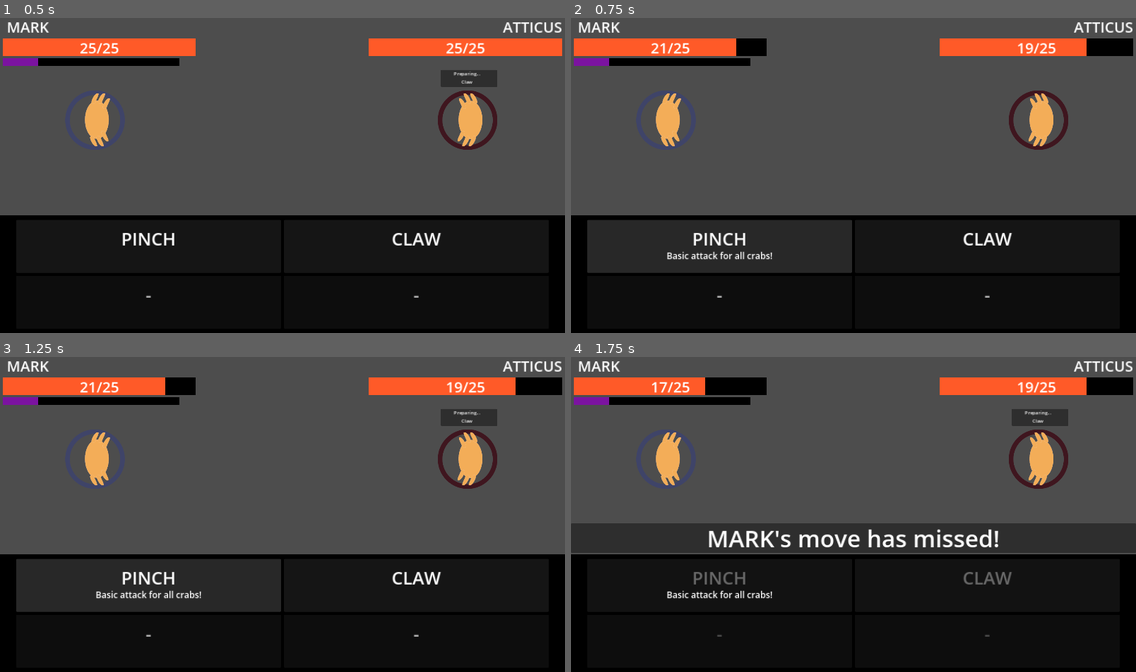
Above: before the commit, frames 1-4 (two rows, left to right).
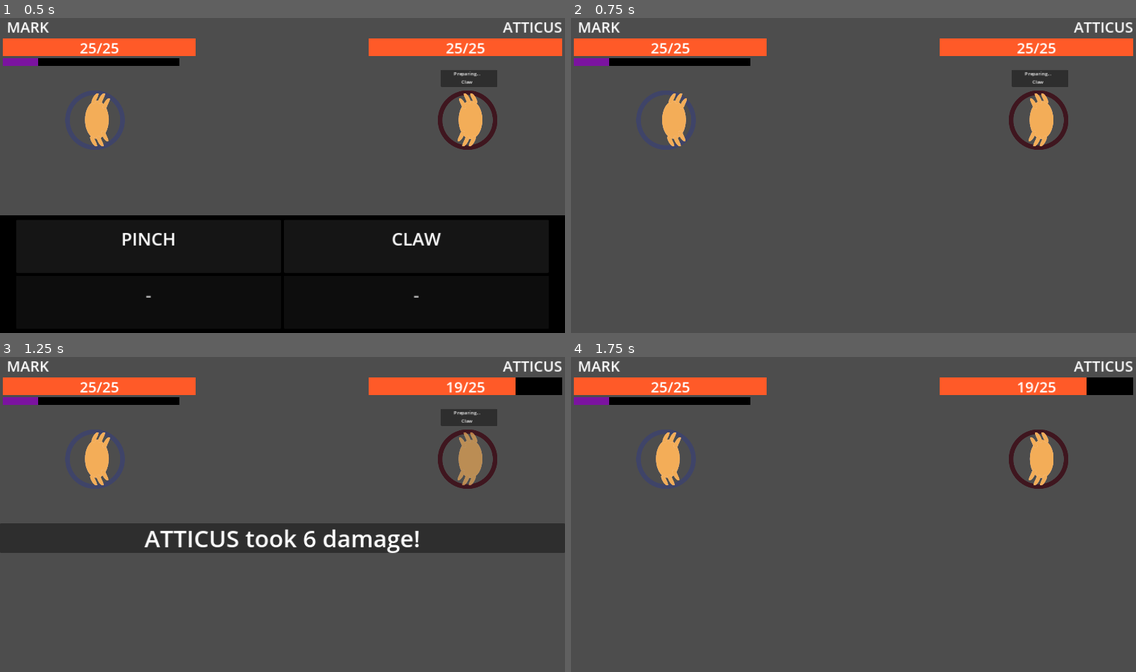
Above: after the commit, the same moments.

Repository: mathew-tran/theanajam24
Game: Godot game, scene res://Levels/Main.tscn
Two runs of this game, one before a commit and one after it. Both use one fixed random seed, a clock stepped at 60 frames per second and the inputs below.
Inputs (mouse positions are in pixels of both pictures, inside the frame that each line leads up to):
- Up to frame 1 (0.5 s): no input
- Up to frame 2 (0.75 s): click (717, 247) at 0.52 s
- Up to frame 3 (1.25 s): no input
- Up to frame 4 (1.75 s): click (717, 586) at 1.27 s

Frame 1 is identical in both runs. In frame 2, 39% of the frame differs, in the area x 0-100%, y 6-100%; in frame 3, 47%; in frame 4, 47%.

Commit message:
anim when hitting and getting hit

Diff:
--- a/Scripts/Autoload/EventManager.gd
+++ b/Scripts/Autoload/EventManager.gd
@@ -4,6 +4,7 @@
 signal PopulateEnemyData(crab : CrabUnit)
 signal InjectBattleLog(message: String)
 signal BattleLogComplete()
+signal PlayerStartAttack
 signal StartEnemyTurn
 signal CompleteEnemyTurn
 signal EnemyTelegraphAbility(abil : CrabUnit)
--- a/Scripts/CrabUnit.gd
+++ b/Scripts/CrabUnit.gd
@@ -12,6 +12,46 @@
 	Health = $HealthComponent
 	Health.Setup()
 	Name = Name.to_upper()
+	Health.OnTakeDamage.connect(OnPlayerTakeDamage)
+	Health.OnDeath.connect(OnPlayerDeath)
 
 func GetRandomMove():
 	return Moves[randi() % len(Moves)]
+
+func OnPlayerTakeDamage(_healthComponent: HealthComponent):
+	AnimCrabHit()
+
+func OnPlayerDeath(_healthComponent: HealthComponent):
+	AnimCrabDead()
+
+func AnimMove():
+	var tween = get_tree().create_tween()
+	var originalX = position.x
+	if bIsEnemy:
+		tween.tween_property(self, "position:x", position.x - 20, .1).set_trans(Tween.TRANS_BACK)
+	else:
+		tween.tween_property(self, "position:x", position.x + 20, .1).set_trans(Tween.TRANS_BACK)
+	await tween.finished
+
+	tween = get_tree().create_tween()
+	tween.tween_property(self, "position:x", originalX, .1).set_trans(Tween.TRANS_BACK)
+	await tween.finished
+
+func AnimCrabHit():
+
+	var flicker = 3
+	var total_intervals = flicker * 2
+
+	for i in range(total_intervals):
+		var alpha = 0.0 if i % 2 == 0 else 1.0
+		var tween = get_tree().create_tween()
+		tween.tween_property(self, "modulate:a", alpha, .1)
+		await tween.finished
+
+func AnimCrabDead():
+	var tween = get_tree().create_tween()
+	tween.tween_property(self, "rotation_degrees", -90, .1)
+	tween.tween_property(self, "position:y", position.y + 10, .1)
+	await tween.finished
+	tween = get_tree().create_tween()
+	tween.tween_property(self, "position:y", position.y - 10, .1)
--- a/Scripts/DataStructures/CrabMoveAttack.gd
+++ b/Scripts/DataStructures/CrabMoveAttack.gd
@@ -13,3 +13,4 @@
 		damage = floor(damage)
 		print("CRIT")
 	target.Health.TakeDamage(damage)
+	EventManager.InjectBattleLog.emit(target.Name + " took " + str(damage) + " damage!")
--- a/Scripts/EnemyAI.gd
+++ b/Scripts/EnemyAI.gd
@@ -17,12 +17,17 @@
 		EventManager.EnemyTelegraphAbility.emit(null)
 		return
 	NextMoveToUse = enemy.GetRandomMove()
+
 	EventManager.EnemyTelegraphAbility.emit(NextMoveToUse)
 
 func OnCompleteEnemyTurn():
 	var enemy = Helper.GetActiveEnemy()
 	if enemy.Health.IsAlive():
+		await enemy.AnimMove()
 		Helper.DoMove(enemy, NextMoveToUse)
+		await EventManager.BattleLogComplete
 		NextMoveToUse = null
 	else:
 		EventManager.EnemyTelegraphAbility.emit(null)
+
+	EventManager.StartEnemyTurn.emit()
--- a/Scripts/UI/BattleLog.gd
+++ b/Scripts/UI/BattleLog.gd
@@ -5,6 +5,7 @@
 var bIsActive = false
 
 var Messages = []
+
 # Called when the node enters the scene tree for the first time.
 func _ready():
 	EventManager.InjectBattleLog.connect(OnInjectBattleLog)
--- a/Scripts/UI/MoveButton.gd
+++ b/Scripts/UI/MoveButton.gd
@@ -17,11 +17,14 @@
 	if is_instance_valid(CrabMoveRef) == false:
 		return
 
+	EventManager.PlayerStartAttack.emit()
+	await CrabUnitRef.AnimMove()
 	Helper.DoMove(CrabUnitRef, CrabMoveRef)
 
+	await EventManager.BattleLogComplete
+
 	EventManager.CompleteEnemyTurn.emit()
-	await get_tree().create_timer(.2).timeout
-	EventManager.StartEnemyTurn.emit()
+
 
 
 func Setup(move : CrabMove, crab : CrabUnit):
--- a/Scripts/UI/MovePanel.gd
+++ b/Scripts/UI/MovePanel.gd
@@ -6,6 +6,8 @@
 	EventManager.PopulatePlayerData.connect(OnPopulatePlayerData)
 	EventManager.InjectBattleLog.connect(OnInjectBattleLog)
 	EventManager.BattleLogComplete.connect(OnBattleLogComplete)
+	EventManager.PlayerStartAttack.connect(OnPlayerStartAttack)
+	EventManager.EnemyTelegraphAbility.connect(OnEnemyTelegraphAbility)
 	for child in $VBoxContainer/HBoxContainer.get_children():
 		Moves.append(child)
 	for child in $VBoxContainer/HBoxContainer2.get_children():
@@ -25,3 +27,9 @@
 func OnBattleLogComplete():
 	for move in Moves:
 		move.SetEnable()
+
+func OnPlayerStartAttack():
+	visible = false
+
+func OnEnemyTelegraphAbility(_abil : CrabMove):
+	visible = true
